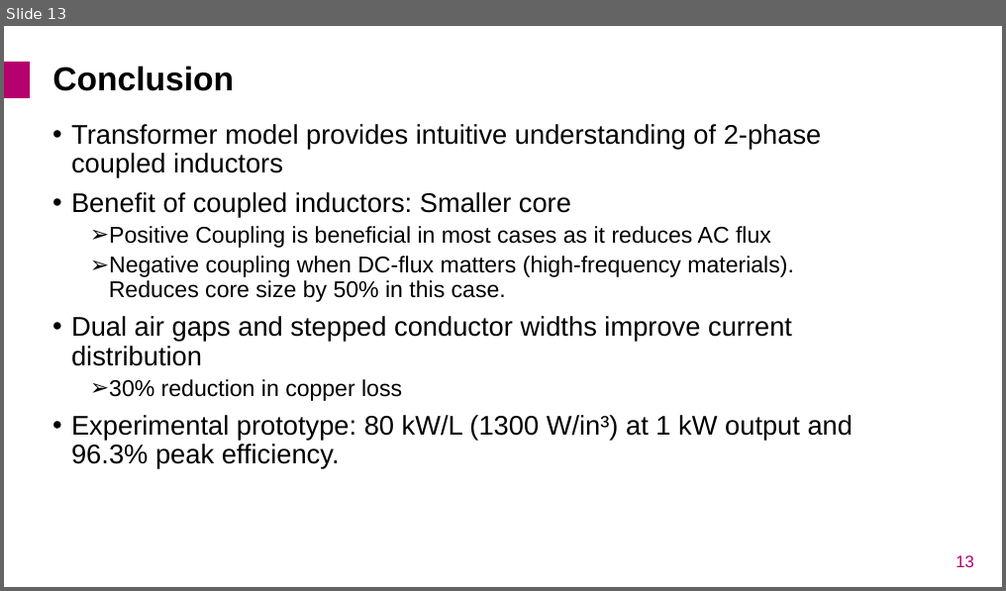
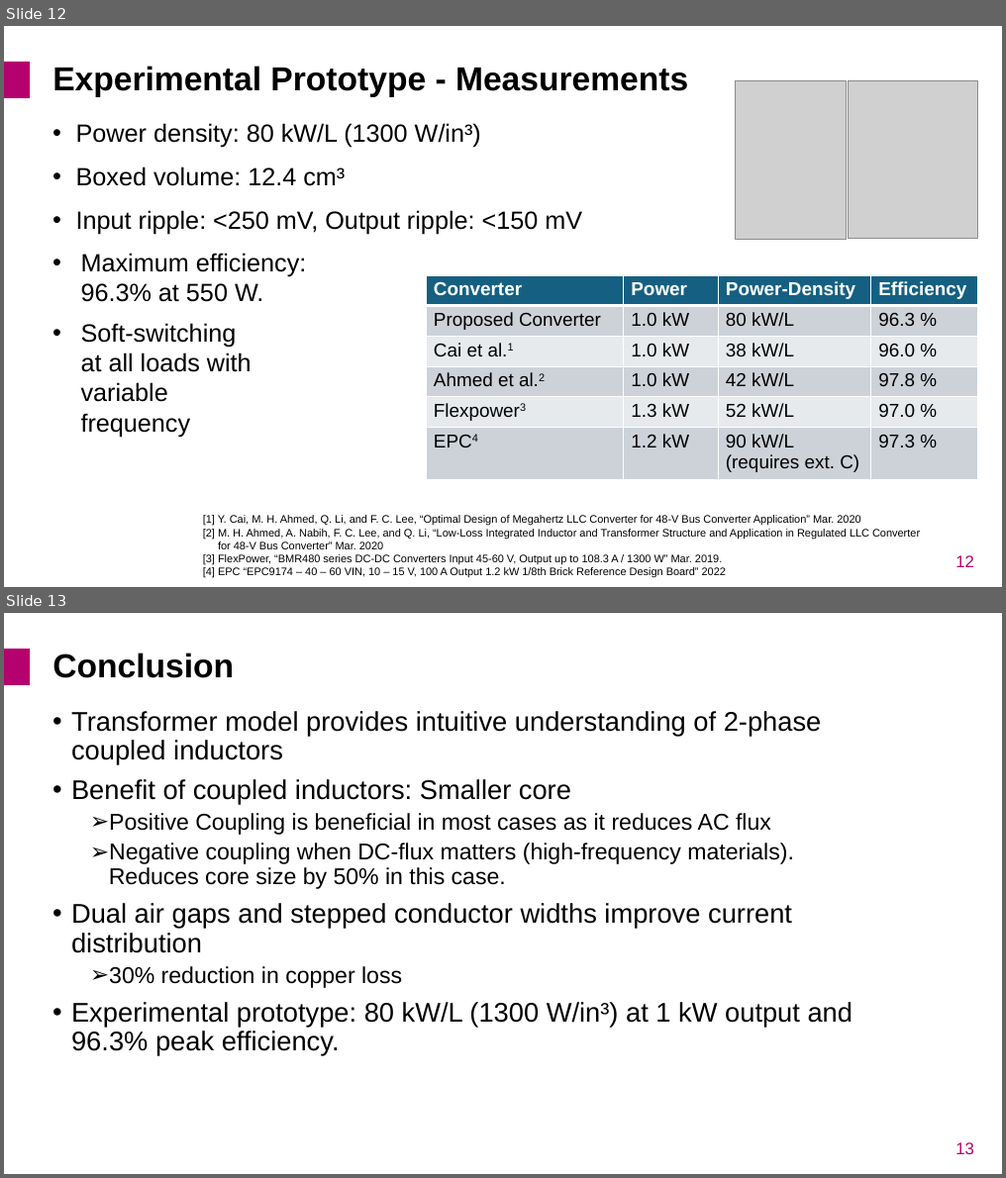
Before and after one commit to Keilomatico/IPEC2026_Coupled_Inductor_Buck, a slide deck: Presentation/IPEC2026_Adrian-Keil_Coupled-Inductor-Buck.pptx. Shown one above the other, each under a label of ours: slide 13 before the commit, slides 12 and 13 after it. The pictures are 1006x591 and 1006x1178 pixels, drawn with LibreOffice and Linux fonts; fonts in the diff are those of the drawing; grey boxes stand for pictures; background and template pictures are left out. Boxes give left, top, right and bottom in pixels: in the first picture for what was removed or moved away, otherwise in the second. Text is boxed around its words. In the diff, an @@ line names an element or a change of style, - is before the commit and + after.

```diff
--- a/Presentation/IPEC2026_Adrian-Keil_Coupled-Inductor-Buck.pptx
+++ b/Presentation/IPEC2026_Adrian-Keil_Coupled-Inductor-Buck.pptx
@@ slide 12 added at [4,26,1002,587], background #FFFFFF; not listed: 1 template element that a slide beside it also shows @@
@@ title added at [53,66,688,97], 32 pt, text #000000, bold @@
+Experimental Prototype - Measurements
@@ picture added at [735,80,846,240] @@
@@ picture added at [848,80,979,240] @@
@@ text added at [76,123,582,235], 24 pt, text #000000 @@
+• Power density: 80 kW/L (1300 W/in³)
+• Boxed volume: 12.4 cm³
+• Input ripple: <250 mV, Output ripple: <150 mV
@@ text added at [81,253,307,302], 24 pt, text #000000 @@
+• Maximum efficiency:
+  96.3% at 550 W.
@@ table added at [426,275,978,479], 6 rows, 4 columns @@
+Converter | Power | Power-Density | Efficiency
+Proposed Converter | 1.0 kW | 80 kW/L | 96.3 %
+Cai et al.1 | 1.0 kW | 38 kW/L | 96.0 %
+Ahmed et al.2 | 1.0 kW | 42 kW/L | 97.8 %
+Flexpower3 | 1.3 kW | 52 kW/L | 97.0 %
+EPC4 | 1.2 kW | 90 kW/L (requires ext. C) | 97.3 %
@@ text added at [81,323,252,437], 24 pt, text #000000 @@
+• Soft-switching at all loads with variable frequency
@@ text added at [203,515,920,578], 10.5 pt, text #000000 @@
+[1] Y. Cai, M. H. Ahmed, Q. Li, and F. C. Lee, “Optimal Design of Megahertz LLC Converter for 48-V Bus Converter Application” Mar. 2020
+[2] M. H. Ahmed, A. Nabih, F. C. Lee, and Q. Li, “Low-Loss Integrated Inductor and Transformer Structure and Application in Regulated LLC Converter
+for 48-V Bus Converter” Mar. 2020
+[3] FlexPower, “BMR480 series DC-DC Converters Input 45-60 V, Output up to 108.3 A / 1300 W” Mar. 2019.
+[4] EPC “EPC9174 – 40 – 60 VIN, 10 – 15 V, 100 A Output 1.2 kW 1/8th Brick Reference Design Board” 2022
@@ page number added at [955,556,974,568], 16 pt, text #B4016D @@
+12
```
Also in this commit, not shown: 4 slides changed, 2 other files.
